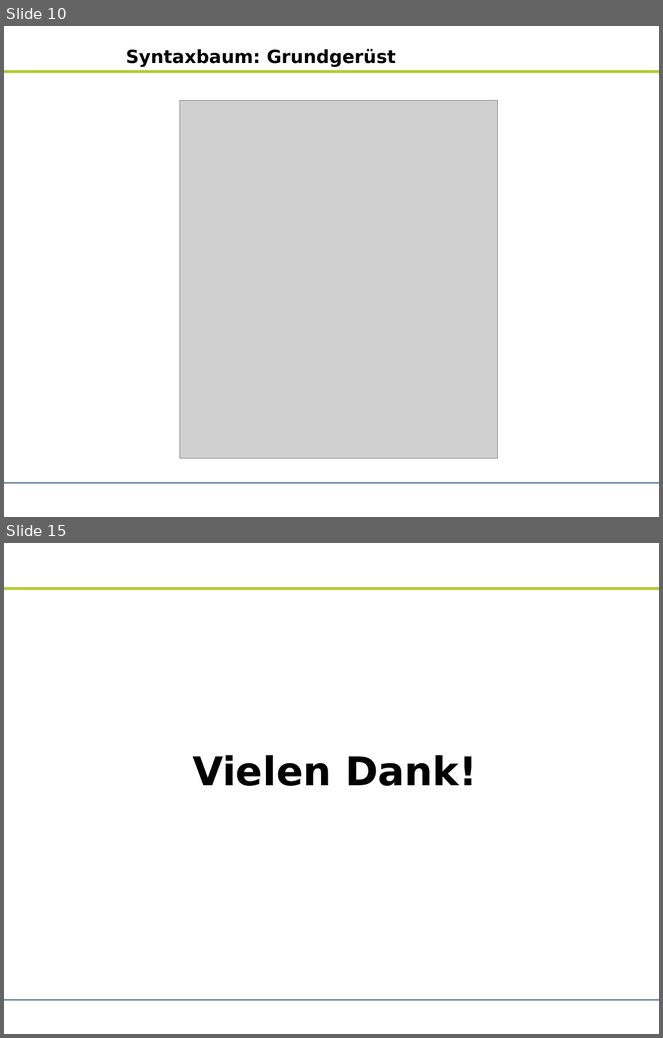
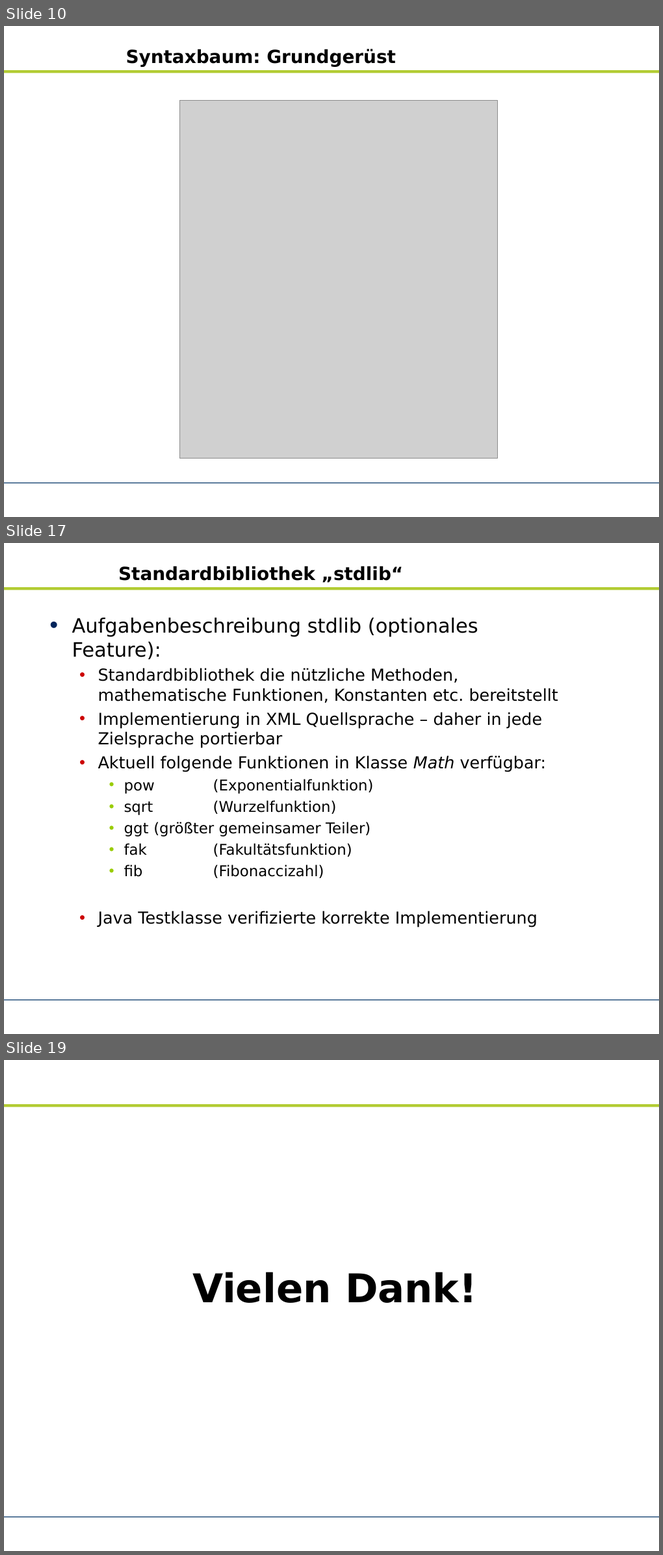
Before and after one commit to zhongxinhua/sose10-swp-uebersetzerbau, a slide deck: trunk/dokumentation/AR_SWP Uebersetzerbau (SS10)_v2.pptx. Shown one above the other, each under a label of ours: slides 10 and 15 before the commit, slides 10, 17 and 19 after it; the slides between them are not shown. The pictures are 663x1038 and 663x1555 pixels, drawn with LibreOffice and Linux fonts; fonts in the diff are those of the drawing; grey boxes stand for pictures; background and template pictures are left out. Boxes give left, top, right and bottom in pixels: in the first picture for what was removed or moved away, otherwise in the second. Text is boxed around its words. In the diff, an @@ line names an element or a change of style, - is before the commit and + after.

Commit message:
aktueller Stand

```diff
--- a/trunk/dokumentation/AR_SWP Uebersetzerbau (SS10)_v2.pptx
+++ b/trunk/dokumentation/AR_SWP Uebersetzerbau (SS10)_v2.pptx
@@ slide 17 added at (4,543,659,1034), background #FFFFFF; not listed: 2 template elements that a slide beside it also shows @@
@@ title added at (118,566,404,583), 22 pt, text #000000, bold @@
+Standardbibliothek „stdlib“
@@ text added at (72,617,558,928), 20 pt, text #000000 @@
+• Aufgabenbeschreibung stdlib (optionales Feature):
+  • Standardbibliothek die nützliche Methoden, mathematische Funktionen, Konstanten etc. bereitstellt
+  • Implementierung in XML Quellsprache – daher in jede Zielsprache portierbar
+  • Aktuell folgende Funktionen in Klasse Math verfügbar:
+    • pow (Exponentialfunktion)
+    • sqrt (Wurzelfunktion)
+    • ggt (größter gemeinsamer Teiler)
+    • fak (Fakultätsfunktion)
+    • fib (Fibonaccizahl)
+  • Java Testklasse verifizierte korrekte Implementierung
@@ what was slide 15 is now slide 19 @@
```
Also in this commit, not shown: 6 slides changed, 5 other slides added, 2 slides removed.
